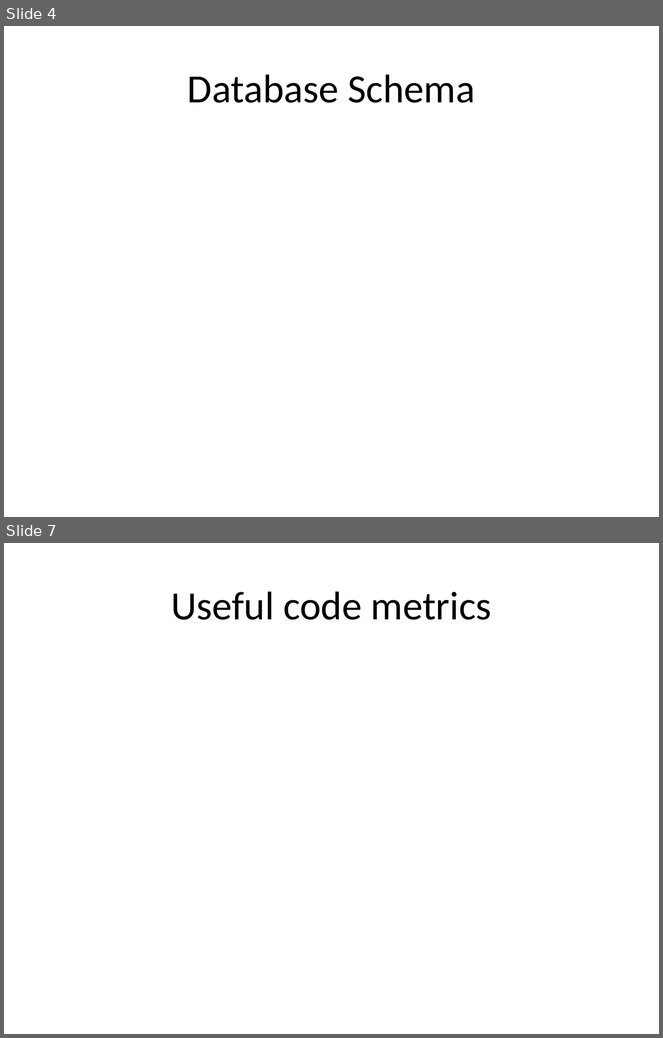
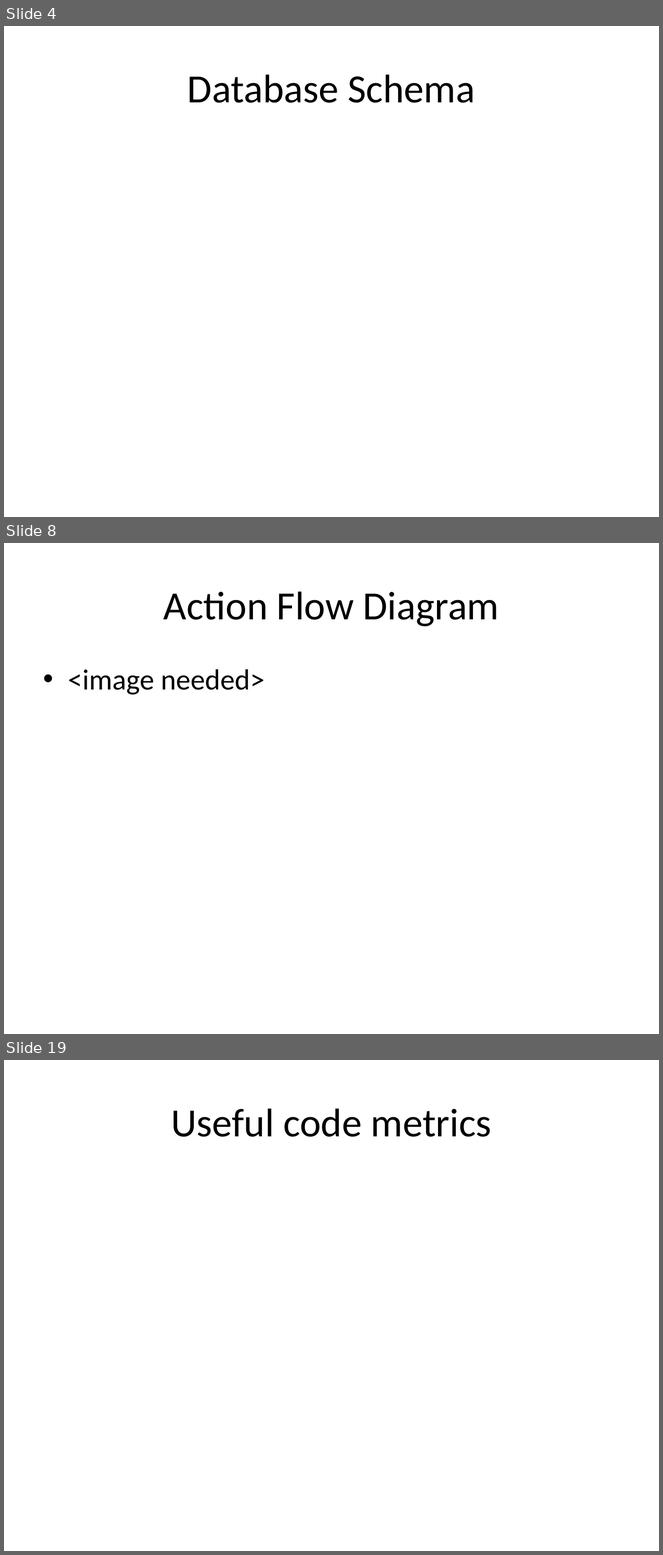
Before and after one commit to lqi/sensiblephp, a slide deck: FinalProjectPresentation.pptx. Shown one above the other, each under a label of ours: slides 4 and 7 before the commit, slides 4, 8 and 19 after it; the slides between them are not shown. The pictures are 663x1038 and 663x1555 pixels, drawn with LibreOffice and Linux fonts; fonts in the diff are those of the drawing. Boxes give left, top, right and bottom in pixels: in the first picture for what was removed or moved away, otherwise in the second. Text is boxed around its words. In the diff, an @@ line names an element or a change of style, - is before the commit and + after.

```diff
--- a/FinalProjectPresentation.pptx
+++ b/FinalProjectPresentation.pptx
@@ slide 8 added at (x1=4, y1=543, x2=659, y2=1034), background #FFFFFF @@
@@ title added at (x1=164, y1=591, x2=500, y2=627), 44 pt, text #000000 @@
+Action Flow Diagram
@@ text added at (x1=68, y1=669, x2=265, y2=695), 32 pt, text #000000 @@
+• <image needed>
@@ what was slide 7 is now slide 19 @@
```
Also in this commit, not shown: 13 other slides added, 2 slides removed.
